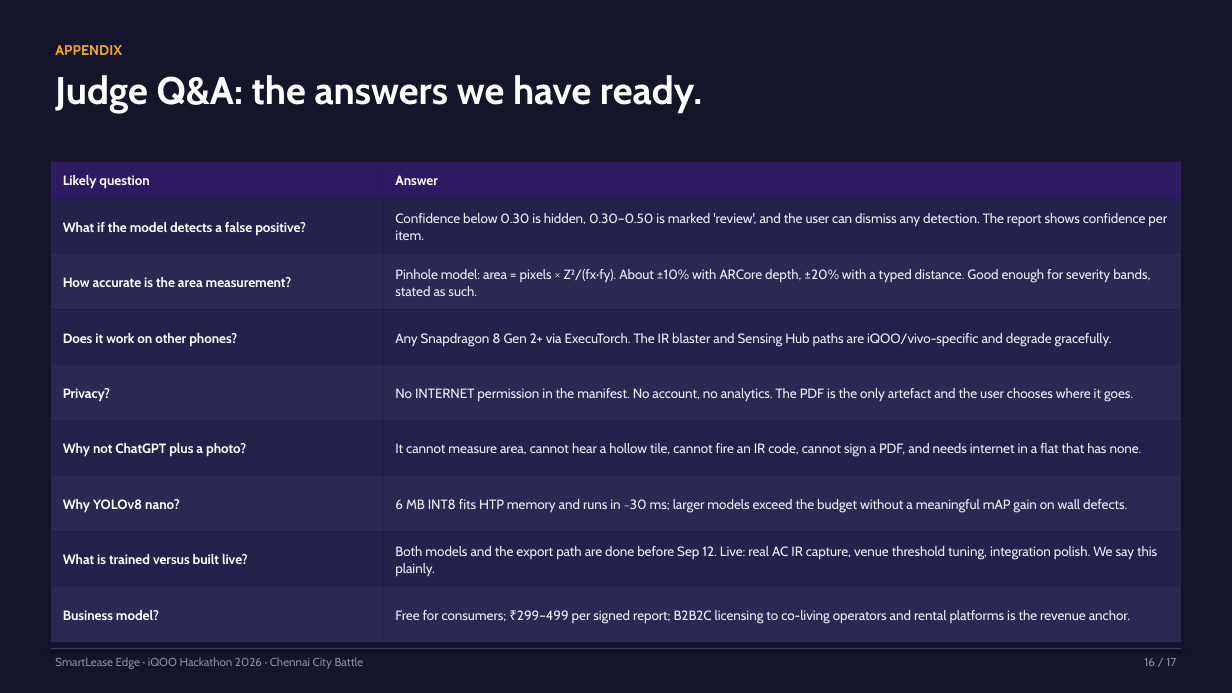
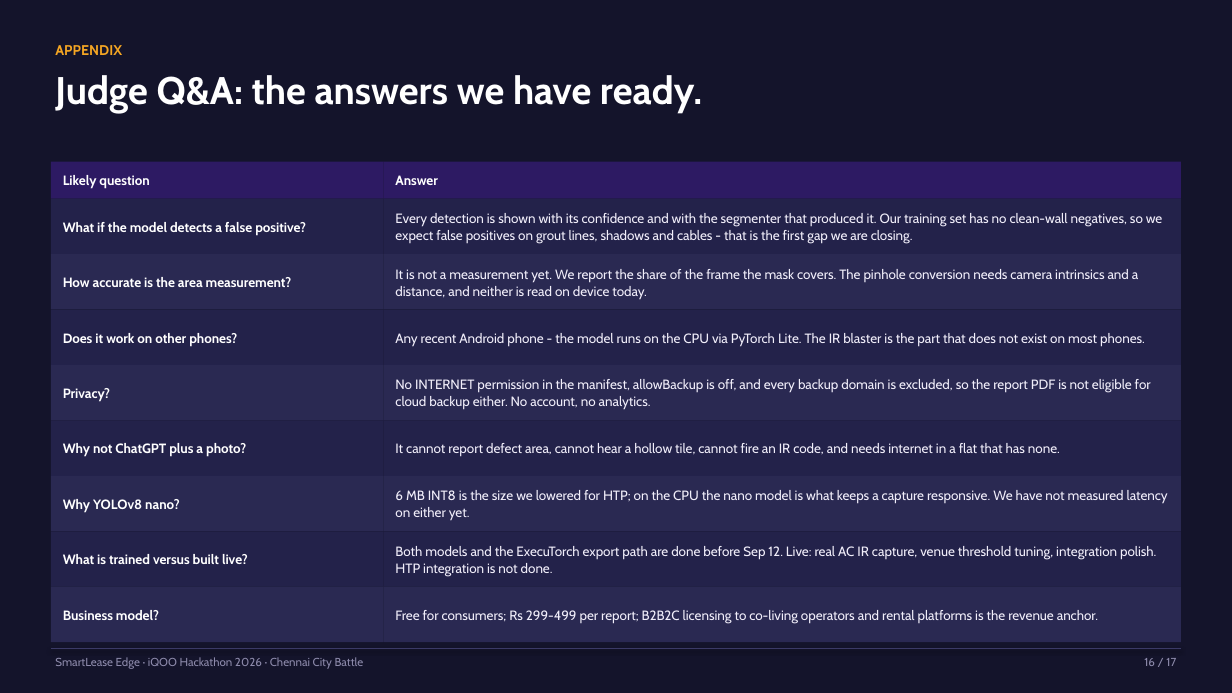
Before and after one commit to hameed0342j/smartlease-edge-chennai-H, a slide deck: slide 16 of docs/pitch/SmartLease-Edge-iQOO-Hackathon-2026.pptx. Drawn at 1232x693 pixels with LibreOffice and Linux fonts; fonts in the diff are those of the drawing. Boxes give left, top, right and bottom in pixels: in the first picture for what was removed or moved away, otherwise in the second. Text is boxed around its words. In the diff, an @@ line names an element or a change of style, - is before the commit and + after.

```diff
--- a/docs/pitch/SmartLease-Edge-iQOO-Hackathon-2026.pptx
+++ b/docs/pitch/SmartLease-Edge-iQOO-Hackathon-2026.pptx
@@ text at <box>395,213,1163,244</box>: text changed @@
-Confidence below 0.30 is hidden, 0.30–0.50 is marked 'review', and the user can dismiss any detection. The report shows confidence per item.
+Every detection is shown with its confidence and with the segmenter that produced it. Our training set has no clean-wall negatives, so we expect false positives on grout lines, shadows and cables - that is the first gap we are closing.
@@ text at <box>395,269,1138,299</box>: text changed @@
-Pinhole model: area = pixels × Z²/(fx·fy). About ±10% with ARCore depth, ±20% with a typed distance. Good enough for severity bands, stated as such.
+It is not a measurement yet. We report the share of the frame the mask covers. The pinhole conversion needs camera intrinsics and a distance, and neither is read on device today.
@@ text at <box>395,333,1145,346</box>: text changed @@
-Any Snapdragon 8 Gen 2+ via ExecuTorch. The IR blaster and Sensing Hub paths are iQOO/vivo-specific and degrade gracefully.
+Any recent Android phone - the model runs on the CPU via PyTorch Lite. The IR blaster is the part that does not exist on most phones.
@@ text at <box>395,379,1151,410</box>: text changed @@
-No INTERNET permission in the manifest. No account, no analytics. The PDF is the only artefact and the user chooses where it goes.
+No INTERNET permission in the manifest, allowBackup is off, and every backup domain is excluded, so the report PDF is not eligible for cloud backup either. No account, no analytics.
@@ text at <box>395,443,1060,457</box>: text changed @@
-It cannot measure area, cannot hear a hollow tile, cannot fire an IR code, cannot sign a PDF, and needs internet in a flat that has none.
+It cannot report defect area, cannot hear a hollow tile, cannot fire an IR code, and needs internet in a flat that has none.
@@ text at <box>395,490,1168,521</box>: text changed @@
-6 MB INT8 fits HTP memory and runs in ~30 ms; larger models exceed the budget without a meaningful mAP gain on wall defects.
+6 MB INT8 is the size we lowered for HTP; on the CPU the nano model is what keeps a capture responsive. We have not measured latency on either yet.
@@ text at <box>395,546,1156,576</box>: text changed @@
-Both models and the export path are done before Sep 12. Live: real AC IR capture, venue threshold tuning, integration polish. We say this plainly.
+Both models and the ExecuTorch export path are done before Sep 12. Live: real AC IR capture, venue threshold tuning, integration polish. HTP integration is not done.
@@ text at <box>395,610,1098,623</box>: text changed @@
-Free for consumers; ₹299–499 per signed report; B2B2C licensing to co-living operators and rental platforms is the revenue anchor.
+Free for consumers; Rs 299-499 per report; B2B2C licensing to co-living operators and rental platforms is the revenue anchor.
```
Also in this commit, not shown: 14 other slides changed, 1 other file.
